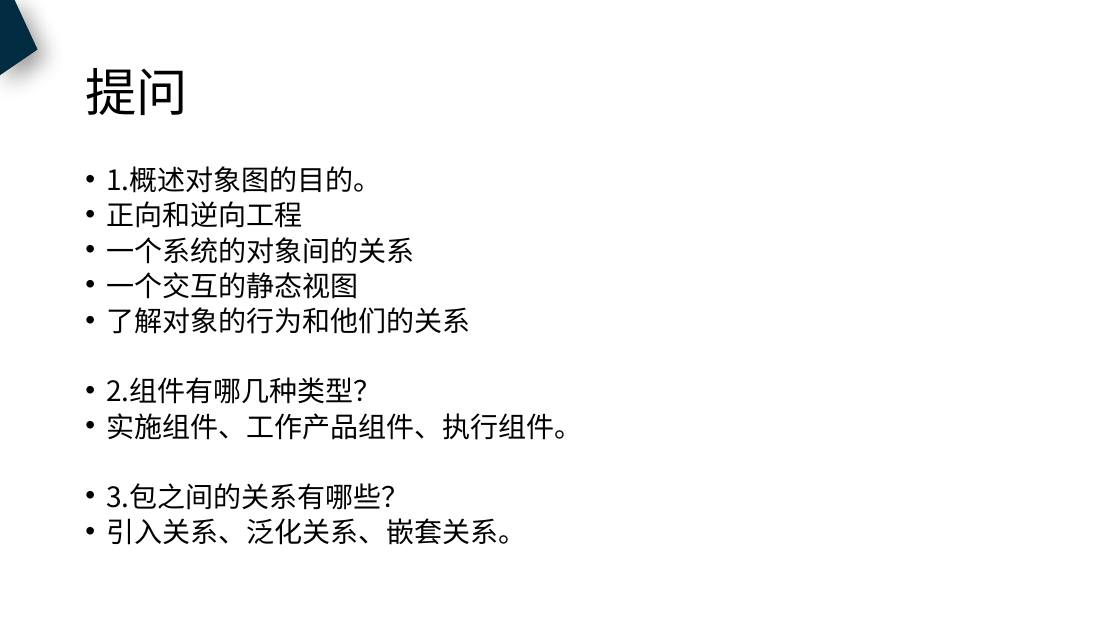
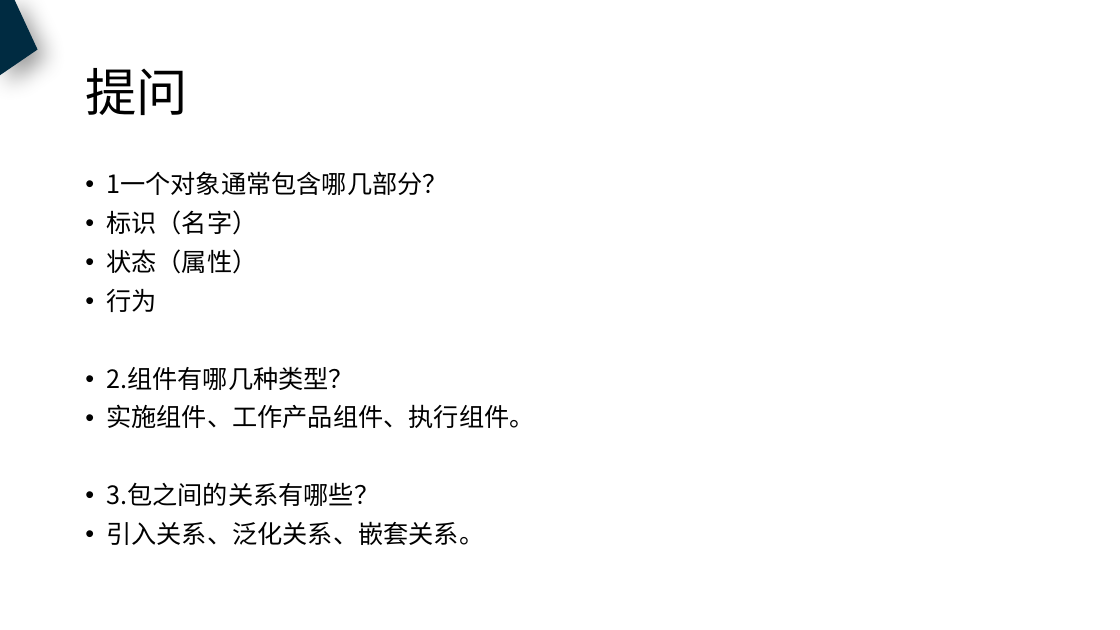
Before and after one commit to PRD2018-G18/PRD2018, a slide deck: slide 46 of 非受控文档/过程文档/UML基础3/UML基础3.pptx (slide 37 before the commit). Drawn at 1120x630 pixels with LibreOffice and Linux fonts; fonts in the diff are those of the drawing. Boxes give left, top, right and bottom in pixels: in the first picture for what was removed or moved away, otherwise in the second. Text is boxed around its words. In the diff, an @@ line names an element or a change of style, - is before the commit and + after.

```diff
--- a/非受控文档/过程文档/UML基础3/UML基础3.pptx
+++ b/非受控文档/过程文档/UML基础3/UML基础3.pptx
@@ text at <box>106,171,448,312</box>: text changed; size 24 to 21.6 pt @@
-• 1.概述对象图的目的。
-• 正向和逆向工程
-• 一个系统的对象间的关系
-• 一个交互的静态视图
-• 了解对象的行为和他们的关系
+• 1一个对象通常包含哪几部分？
+• 标识（名字）
+• 状态（属性）
+• 行为
@@ text at <box>106,367,534,545</box>: size 24 to 21.6 pt in "2.组件有哪几种类型？", "实施组件、工作产品组件、执行组件。", "3.包之间的关系有哪些？", "引入关系、泛化关系、嵌套关系。"; line spacing 0.7 to 0.9 @@
```
Also in this commit, not shown: 12 other slides changed, 11 slides added, 1 slide removed.
